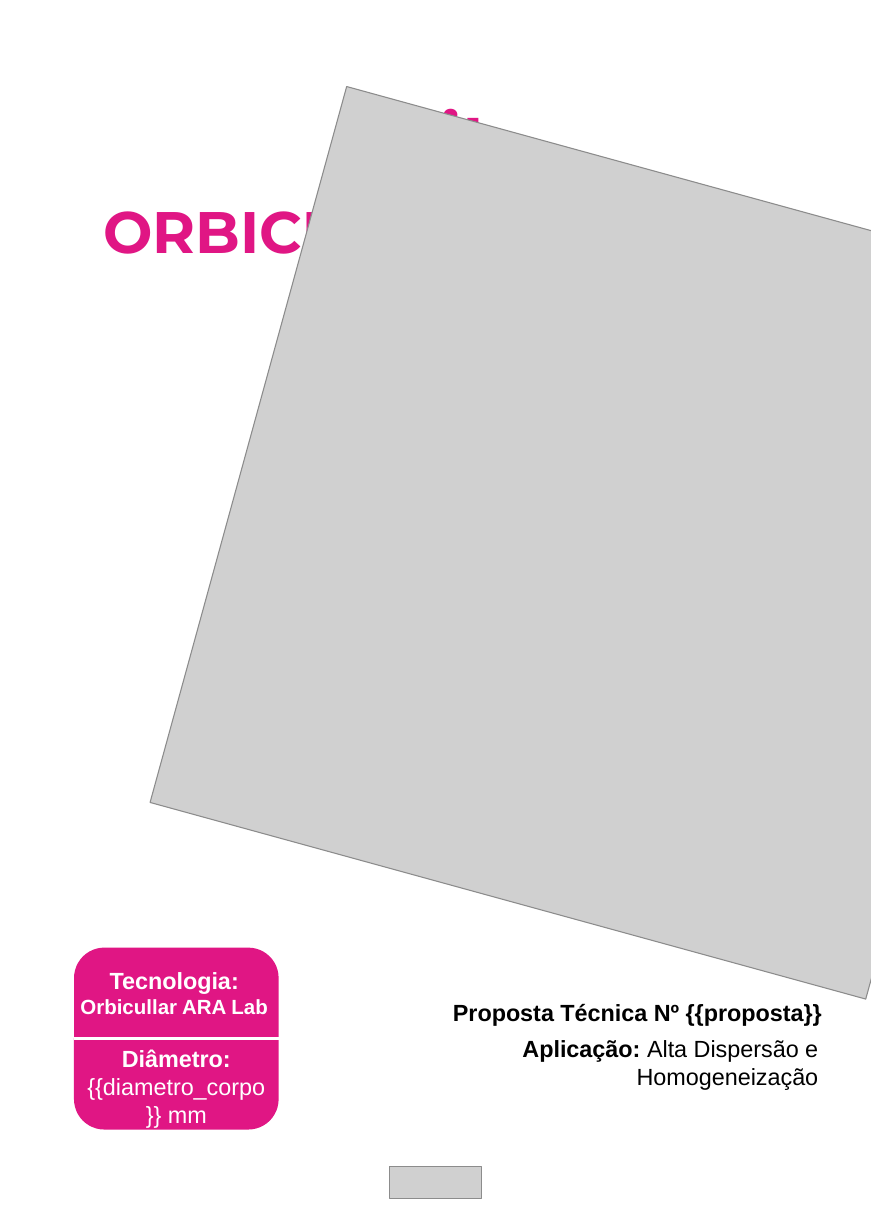
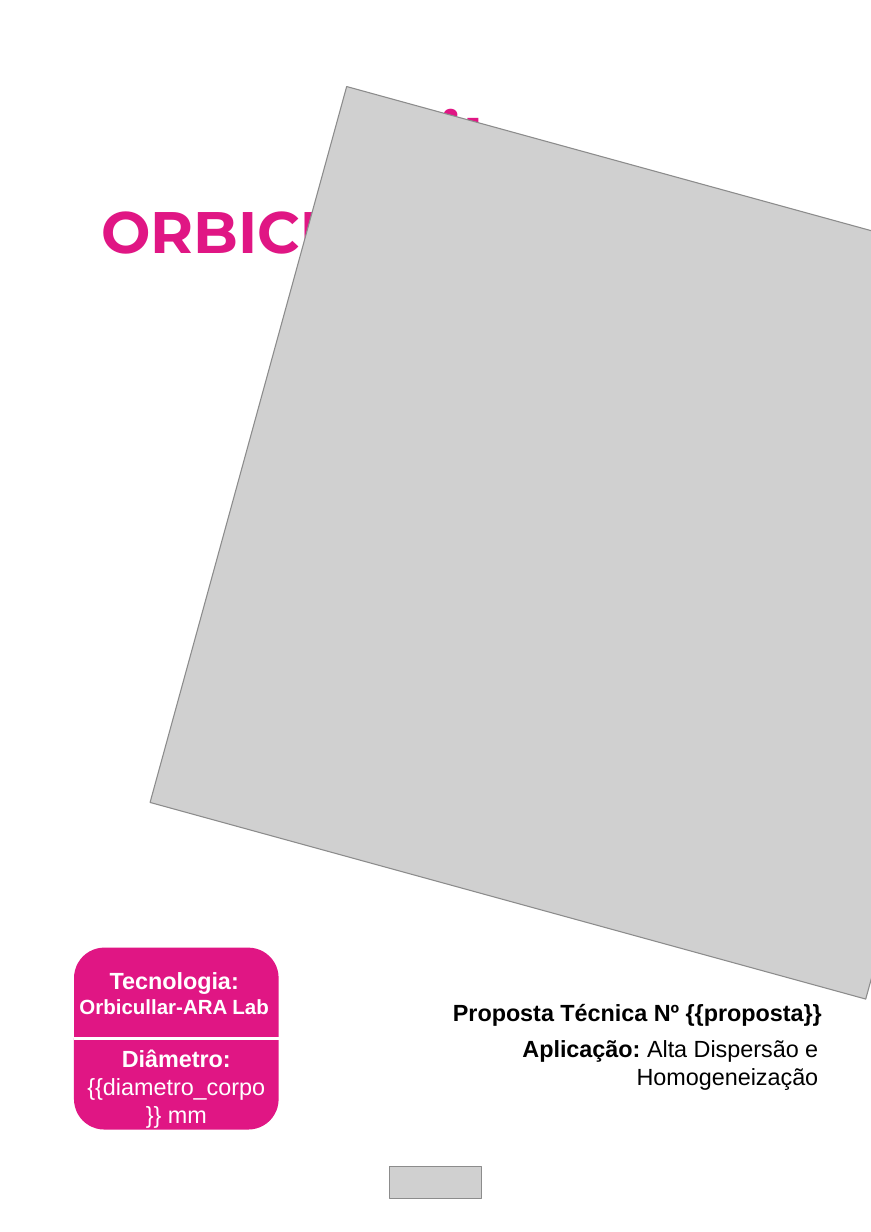
Before and after one commit to Gume123/Sistema-de-Geracao-de-Propostas-Tecnicas, a slide deck: slide 1 of templates/template_Kit-Orbicullar-ARA-Lab.pptx. Drawn at 871x1232 pixels with LibreOffice and Linux fonts; fonts in the diff are those of the drawing; grey boxes stand for pictures; background and template pictures are left out. Boxes give left, top, right and bottom in pixels: in the first picture for what was removed or moved away, otherwise in the second. Text is boxed around its words. In the diff, an @@ line names an element or a change of style, - is before the commit and + after.

```diff
--- a/templates/template_Kit-Orbicullar-ARA-Lab.pptx
+++ b/templates/template_Kit-Orbicullar-ARA-Lab.pptx
@@ text at <box>101,197,800,268</box>: text changed @@
-ORBICULLAR ARA LAB
+ORBICULLAR-ARA LAB
@@ text at <box>79,972,268,1015</box>: text changed @@
-Tecnologia:
-Orbicullar ARA Lab
+Tecnologia:
+Orbicullar-ARA Lab
```
Also in this commit, not shown: 2 other slides changed, 7 other files.
